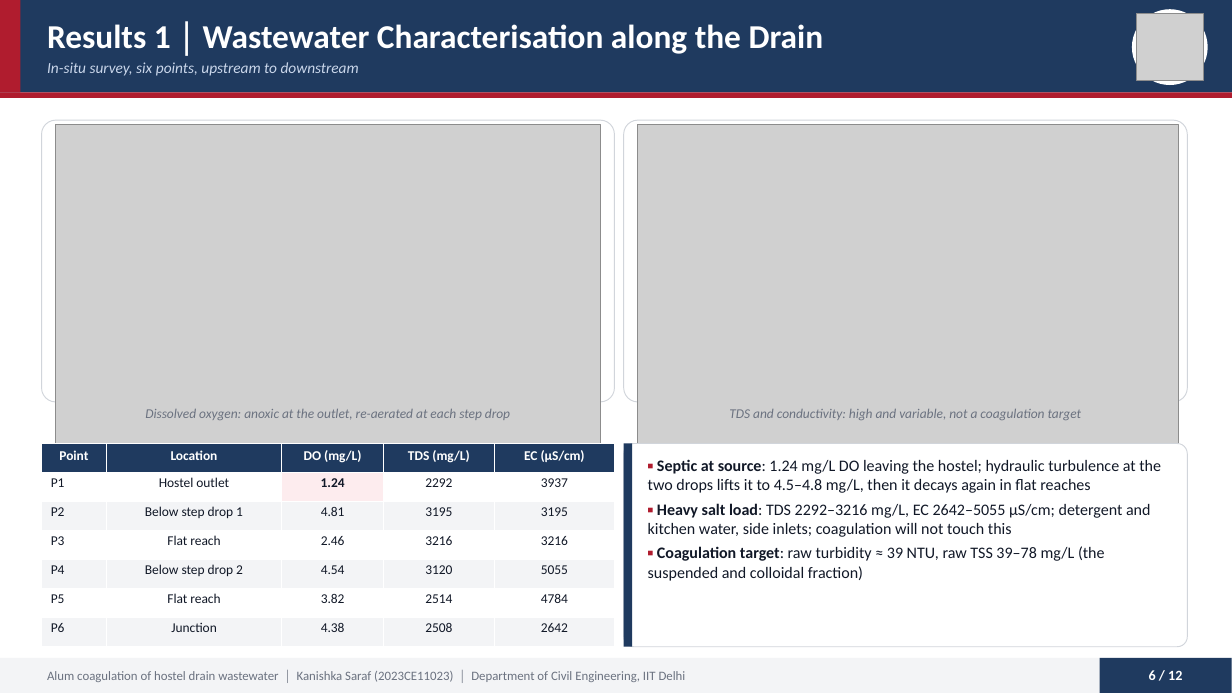
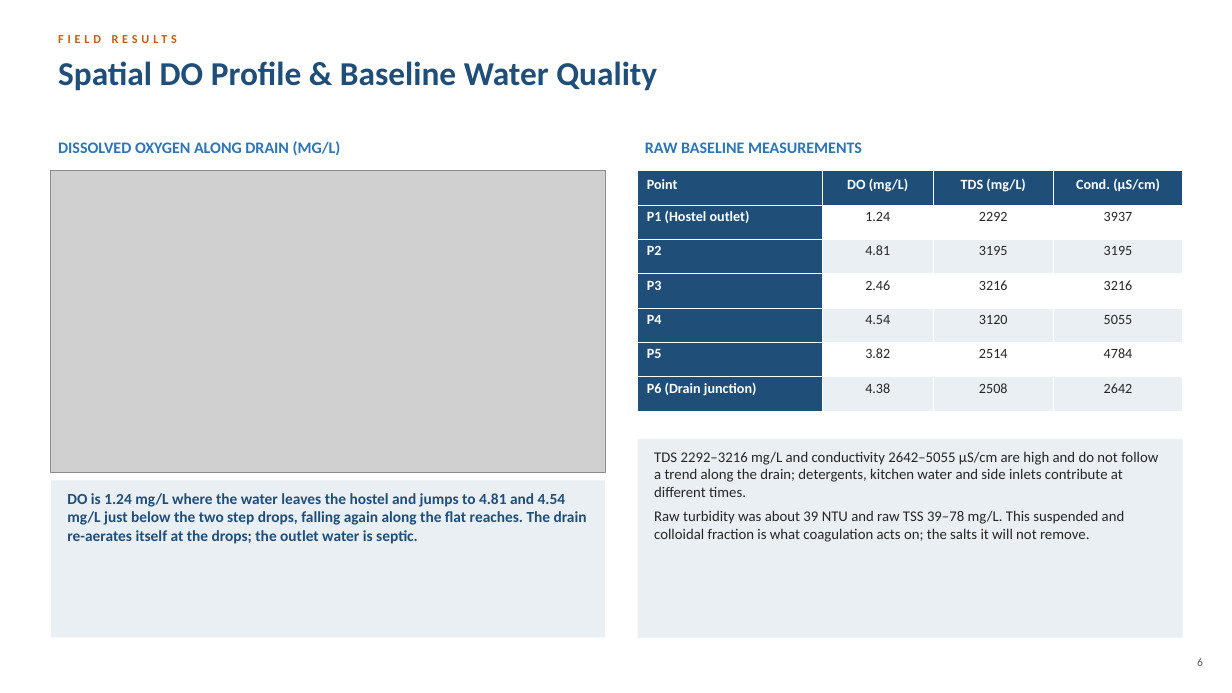
Before and after one commit to vinilverma27-hub/Clinch.ai, a slide deck: slide 6 of docs/btp-report/BTP_Final_Presentation_Kanishka_Saraf_2023CE11023.pptx. Drawn at 1232x693 pixels with LibreOffice and Linux fonts; fonts in the diff are those of the drawing; grey boxes stand for pictures. Boxes give left, top, right and bottom in pixels: in the first picture for what was removed or moved away, otherwise in the second. Text is boxed around its words. In the diff, an @@ line names an element or a change of style, - is before the commit and + after.

```diff
--- a/docs/btp-report/BTP_Final_Presentation_Kanishka_Saraf_2023CE11023.pptx
+++ b/docs/btp-report/BTP_Final_Presentation_Kanishka_Saraf_2023CE11023.pptx
@@ rectangle removed at [0, 0, 1232, 92] @@
@@ rectangle removed at [0, 0, 20, 92] @@
@@ text removed at [47, 24, 824, 54] @@
-Results 1 │ Wastewater Characterisation along the Drain
@@ text added at [51, 28, 883, 55], 9.5 pt, text #C55A11, bold @@
+FIELD RESULTS
@@ ellipse removed at [1132, 9, 1208, 85] @@
@@ picture removed at [1137, 14, 1203, 80] @@
@@ text removed at [47, 62, 359, 76] @@
-In-situ survey, six points, upstream to downstream
@@ text added at [58, 61, 657, 91], 26 pt, text #1F4E79, bold @@
+Spatial DO Profile & Baseline Water Quality
@@ rectangle removed at [0, 92, 1232, 98] @@
@@ rounded rectangle removed at [42, 120, 615, 402] @@
@@ text added at [58, 141, 341, 155], 12.5 pt, text #2E75B6, bold @@
+DISSOLVED OXYGEN ALONG DRAIN (MG/L)
@@ rounded rectangle removed at [624, 120, 1188, 402] @@
@@ picture removed at [638, 125, 1178, 446] @@
@@ text added at [645, 142, 862, 153], 12.5 pt, text #2E75B6, bold @@
+RAW BASELINE MEASUREMENTS
@@ picture: place and size @@
-picture at [55, 125, 601, 449]
+picture at [51, 171, 605, 473]
@@ table at [638, 171, 1183, 411] @@
-column 1: Point | P1 | P2 | P3 | P4 | P5 | P6
-column 2: Location | Hostel outlet | Below step drop 1 | Flat reach | Below step drop 2 | Flat reach | Junction
+column 1: Point | P1 (Hostel outlet) | P2 | P3 | P4 | P5 | P6 (Drain junction)
-column 4, row 1: EC (µS/cm)
+column 4, row 1: Cond. (µS/cm)
@@ table: place and size @@
-table at [42, 444, 615, 647]
+table at [638, 171, 1183, 411]
@@ text removed at [145, 409, 510, 420] @@
-Dissolved oxygen: anoxic at the outlet, re-aerated at each step drop
@@ text removed at [729, 409, 1081, 420] @@
-TDS and conductivity: high and variable, not a coagulation target
@@ rounded rectangle removed at [624, 444, 1188, 647] @@
@@ rectangle removed at [624, 444, 632, 647] @@
@@ rectangle added at [638, 439, 1183, 638], fill #EAEFF4 @@
@@ text at [654, 451, 1158, 542]: text changed; size 12.5 to 11.5 pt; text colour #111827 to #262626 @@
-▪ Septic at source: 1.24 mg/L DO leaving the hostel; hydraulic turbulence at the two drops lifts it to 4.5–4.8 mg/L, then it decays again in flat reaches
-▪ Heavy salt load: TDS 2292–3216 mg/L, EC 2642–5055 µS/cm; detergent and kitchen water, side inlets; coagulation will not touch this
-▪ Coagulation target: raw turbidity ≈ 39 NTU, raw TSS 39–78 mg/L (the suspended and colloidal fraction)
+TDS 2292–3216 mg/L and conductivity 2642–5055 µS/cm are high and do not follow a trend along the drain; detergents, kitchen water and side inlets contribute at different times.
+Raw turbidity was about 39 NTU and raw TSS 39–78 mg/L. This suspended and colloidal fraction is what coagulation acts on; the salts it will not remove.
@@ rectangle added at [51, 481, 605, 638], fill #EAEFF4 @@
@@ text added at [67, 493, 587, 544], 12 pt, text #1F4E79, bold @@
+DO is 1.24 mg/L where the water leaves the hostel and jumps to 4.81 and 4.54 mg/L just below the two step drops, falling again along the flat reaches. The drain re-aerates itself at the drops; the outlet water is septic.
@@ rectangle removed at [0, 658, 1232, 693] @@
@@ rectangle removed at [1100, 658, 1232, 693] @@
@@ text "6" at [1197, 658, 1203, 666]: vertical alignment middle to top @@
@@ text at [1197, 658, 1203, 666]: text changed; size 11 to 9 pt; text colour #FFFFFF to #595959; bold off @@
-6 / 12
+6
@@ text removed at [47, 671, 686, 682] @@
-Alum coagulation of hostel drain wastewater │ Kanishka Saraf (2023CE11023) │ Department of Civil Engineering, IIT Delhi
```
Also in this commit, not shown: 10 other slides changed, 1 slide added, 1 slide removed, 2 other files.
